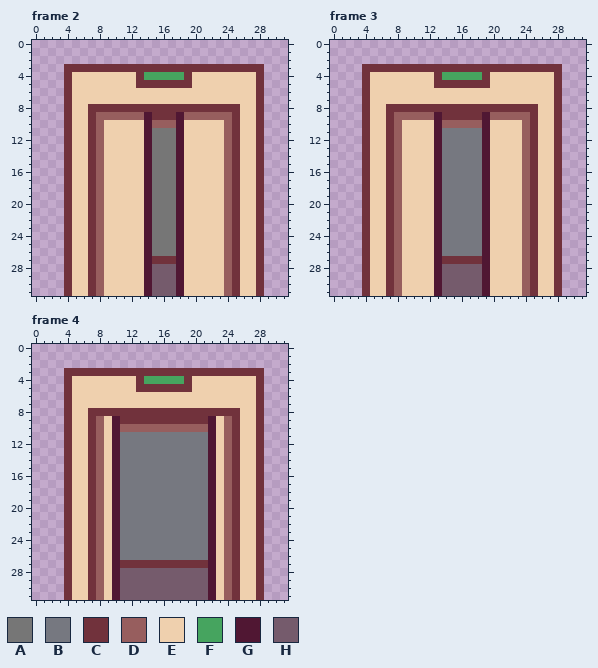
Two states of a pixel-art file, sprites/elevator/elevator.aseprite. Above, as it was before the edit.
32x32 pixels, 4 frames. Shown: frame 2, frame 3, frame 4.
Palette (. is transparent): A #767676  B #767880  C #71323c  D #975e5e  E #efd0ae  F #46a45f  G #501733  H #755b6c
After:
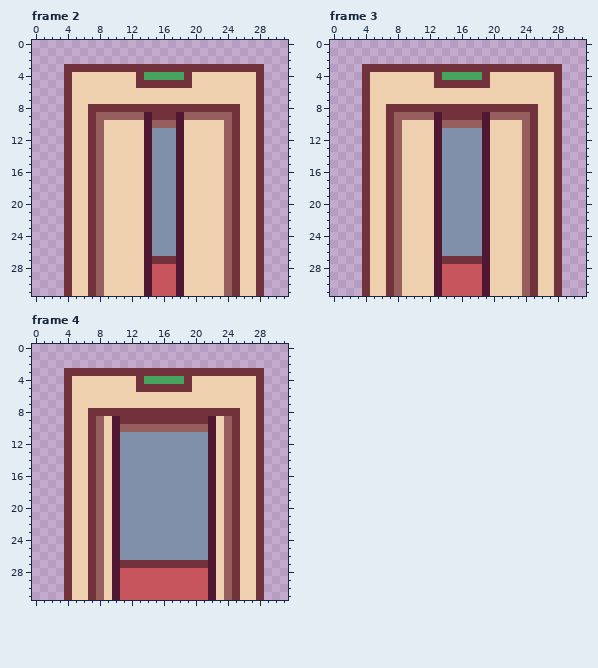
What changed:
colour B: #767880 -> #808faa
colour H: #755b6c -> #c7555e
Frame 2:
y 11..26: x 15..17 AAA -> BBB
Changed places in both pictures, as pixel boxes (x1, y1, x2, y2):
changed: (152, 128, 176, 296)
changed: (442, 128, 482, 296)
changed: (120, 432, 208, 600)
